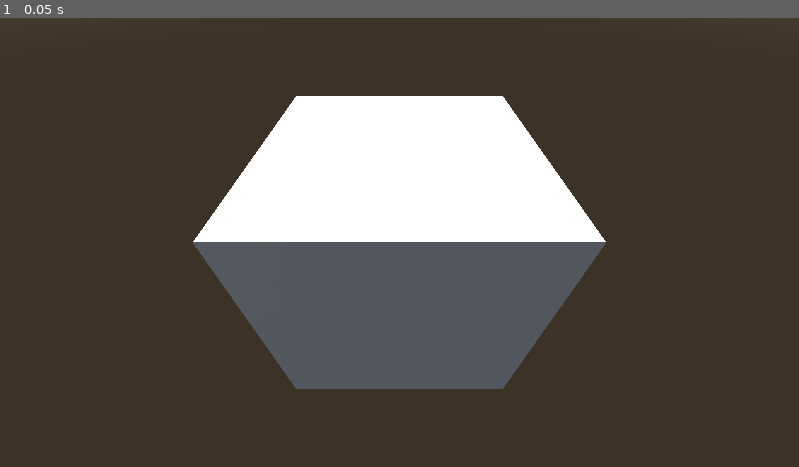
Above: before the commit, frame 1.
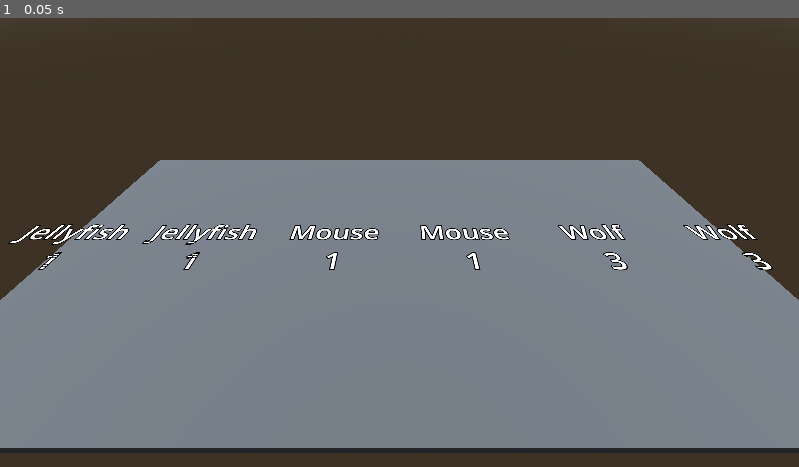
Above: after the commit, the same moment.

Repository: PhoenixStroh/pet-dice
Game: Godot game, scene res://main.tscn
The game is run twice, just before and just after one commit, with the same random seed, the same clock (stepped at 60 frames per second) and the same inputs.
Inputs:
- Up to frame 1 (0.05 s): no input

The runs differ from the first frame. In frame 1, 63% of the frame differs, in the area x 0-100%, y 17-97%.

Commit message:
added core systems, can select and input

Diff:
--- /dev/null
+++ b/board/board.gd
@@ -0,0 +1,54 @@
+class_name Board
+extends Node3D
+
+# 0 : center_hand, 1 : player#1, 2 : player#2 ...
+signal dice_hold_interacted(hand_index : int, pet_index : int)
+
+@export var spacing := 2.0
+
+@export var dice_hold_scene : PackedScene
+
+@export var hand_pivots : Array[Node3D]
+
+var hands_dice_holds : Array[Array] = [] # Array[Array[DiceHold]]
+
+func _on_dice_hold_interacted(hand_index : int, pet_index : int):
+	print("INTERACTED WITH HAND %s PET %s" % [hand_index, pet_index])
+
+func _ready() -> void:
+	dice_hold_interacted.connect(_on_dice_hold_interacted)
+
+func setup(total_hands : int, center_hand : Hand):
+	for i in range(total_hands):
+		hands_dice_holds.append([])
+
+	for i in center_hand.get_pets().size():
+		var pet = center_hand.get_pets()[i]
+		var dice_hold := add_pet_to_hand(0, pet)
+	_space_hand(0)
+
+func add_pet_to_hand(hand_index : int, pet_die : PetDie) -> DiceHold:
+	if hand_index >= 0 and hand_index < hands_dice_holds.size():
+		var pet_hold_instance : DiceHold = dice_hold_scene.instantiate()
+
+		var pet_index := hands_dice_holds[hand_index].size()
+		pet_hold_instance.interacted.connect(dice_hold_interacted.emit.bind(hand_index, pet_index))
+
+		hands_dice_holds[hand_index].append(pet_hold_instance)
+		hand_pivots[hand_index].add_child(pet_hold_instance)
+
+		pet_hold_instance.set_label(pet_die.name, pet_die.current_face_value, pet_die.is_locked)
+		return pet_hold_instance
+	return null
+
+func remove_pet_from_hand(hand_index : int, index : int):
+	if hand_index >= 0 and hand_index < hands_dice_holds.size():
+		var dice_hold = hands_dice_holds[hand_index]
+		dice_hold.remove_at(index)
+		dice_hold.queue_free()
+
+func _space_hand(hand_index : int):
+	var hand := hands_dice_holds[hand_index]
+	for i in hand.size():
+		var dice_hold = hand[i]
+		dice_hold.position.x = (-hand.size()) + 1 + (2 * i)
--- /dev/null
+++ b/board/dice_hold.gd
@@ -0,0 +1,22 @@
+class_name DiceHold
+extends Node3D
+
+signal interacted
+
+@export var label : Label3D
+@export var area : Area3D
+
+func _ready() -> void:
+	area.input_event.connect(_on_input_event)
+
+func _on_input_event(_camera: Node, event: InputEvent, _event_position: Vector3, _normal: Vector3, _shape_idx: int):
+	if event.is_action_pressed("interact"):
+		interacted.emit()
+
+func set_label(pet_name : String, number : int, is_locked := false):
+	if label:
+		label.text = "%s\n%s %s" % [pet_name, "(L)" if is_locked else "", number]
+
+func clear_label():
+	if label:
+		label.text = ""
--- /dev/null
+++ b/board/dice_hold.tscn
@@ -0,0 +1,23 @@
+[gd_scene load_steps=3 format=3 uid="uid://cf42aj12nfv8c"]
+
+[ext_resource type="Script" path="res://board/dice_hold.gd" id="1_rcpbd"]
+
+[sub_resource type="BoxShape3D" id="BoxShape3D_uu20s"]
+size = Vector3(1, 0.5, 1)
+
+[node name="DiceHold" type="Node3D" node_paths=PackedStringArray("label", "area")]
+script = ExtResource("1_rcpbd")
+label = NodePath("Label3D")
+area = NodePath("Area3D")
+
+[node name="Area3D" type="Area3D" parent="."]
+
+[node name="CollisionShape3D" type="CollisionShape3D" parent="Area3D"]
+transform = Transform3D(1, 0, 0, 0, 1, 0, 0, 0, 1, 0, 0.25, 0)
+shape = SubResource("BoxShape3D_uu20s")
+
+[node name="Label3D" type="Label3D" parent="."]
+transform = Transform3D(1, 0, 0, 0, -4.37114e-08, 1, 0, -1, -4.37114e-08, 0, 0, 0)
+text = "FOX
+(L) 3"
+font_size = 86
--- a/main.tscn
+++ b/main.tscn
@@ -1,4 +1,12 @@
-[gd_scene load_steps=5 format=3 uid="uid://dcp8spyvt7omj"]
+[gd_scene load_steps=13 format=3 uid="uid://dcp8spyvt7omj"]
+
+[ext_resource type="PackedScene" uid="uid://cf42aj12nfv8c" path="res://board/dice_hold.tscn" id="1_37jhy"]
+[ext_resource type="Script" path="res://board/board.gd" id="1_oks61"]
+[ext_resource type="Script" path="res://match/match_director.gd" id="3_y7ne3"]
+[ext_resource type="Script" path="res://match/pet_dice/pet_die.gd" id="4_2v2k0"]
+[ext_resource type="Resource" uid="uid://b6vxtbf6uk0qc" path="res://match/pet_dice/pet_jellyfish.tres" id="5_fdyh0"]
+[ext_resource type="Resource" uid="uid://w5m461ekmssb" path="res://match/pet_dice/pet_mouse.tres" id="6_wxms1"]
+[ext_resource type="Resource" uid="uid://rxkpsvb2vnq0" path="res://match/pet_dice/pet_wolf.tres" id="7_w7wry"]
 
 [sub_resource type="ProceduralSkyMaterial" id="ProceduralSkyMaterial_b3rew"]
 sky_horizon_color = Color(0.64625, 0.65575, 0.67075, 1)
@@ -12,7 +20,11 @@
 sky = SubResource("Sky_4grd8")
 tonemap_mode = 2
 
+[sub_resource type="StandardMaterial3D" id="StandardMaterial3D_n5gji"]
+albedo_color = Color(0.2484, 0.2484, 0.2484, 1)
+
 [sub_resource type="BoxMesh" id="BoxMesh_mq1ev"]
+size = Vector3(10, 0.2, 5)
 
 [node name="Main" type="Node3D"]
 
@@ -24,7 +36,27 @@
 shadow_enabled = true
 
 [node name="Camera3D" type="Camera3D" parent="."]
-transform = Transform3D(1, 0, 0, 0, 0.707107, 0.707107, 0, -0.707107, 0.707107, 0, 1, 1)
+transform = Transform3D(1, 0, 0, 0, 0.707107, 0.707107, 0, -0.707107, 0.707107, 0, 3.10233, 3.04188)
 
-[node name="MeshInstance3D" type="MeshInstance3D" parent="."]
+[node name="TableMesh" type="MeshInstance3D" parent="."]
+transform = Transform3D(1, 0, 0, 0, 1, 0, 0, 0, 1, 0, -0.1, 0)
+material_override = SubResource("StandardMaterial3D_n5gji")
 mesh = SubResource("BoxMesh_mq1ev")
+
+[node name="Board" type="Node3D" parent="." node_paths=PackedStringArray("hand_pivots")]
+script = ExtResource("1_oks61")
+dice_hold_scene = ExtResource("1_37jhy")
+hand_pivots = [NodePath("CenterHandPivot"), NodePath("Player1HandPivot"), NodePath("Player2HandPivot")]
+
+[node name="CenterHandPivot" type="Node3D" parent="Board"]
+
+[node name="Player1HandPivot" type="Node3D" parent="Board"]
+transform = Transform3D(1, 0, 0, 0, 1, 0, 0, 0, 1, 0, 0, 1.6468)
+
+[node name="Player2HandPivot" type="Node3D" parent="Board"]
+transform = Transform3D(1, 0, 0, 0, 1, 0, 0, 0, 1, 0, 0, -1.7496)
+
+[node name="MatchDirector" type="Node" parent="." node_paths=PackedStringArray("board")]
+script = ExtResource("3_y7ne3")
+starting_pets = Array[ExtResource("4_2v2k0")]([ExtResource("5_fdyh0"), ExtResource("5_fdyh0"), ExtResource("6_wxms1"), ExtResource("6_wxms1"), ExtResource("7_w7wry"), ExtResource("7_w7wry")])
+board = NodePath("../Board")
--- /dev/null
+++ b/match/action.gd
@@ -0,0 +1,11 @@
+class_name Action
+extends Resource
+
+var selected_pet : PetDie
+# -1: no hand selected, 0: center hand, 1: player#1, 2: player#2...
+var selected_hand_index := -1
+
+var stop_current_action := false
+
+var declare_end := false
+var ending_turn := false
--- /dev/null
+++ b/match/hand.gd
@@ -0,0 +1,33 @@
+class_name Hand
+extends Resource
+
+var _pets : Array[PetDie]
+
+func get_pet(pet : PetDie) -> PetDie:
+	if _pets.has(pet):
+		return _pets[pet]
+	return null
+
+func get_pet_by_index(index : int) -> PetDie:
+	if index >= 0 and index < get_hand_size():
+		return _pets[index]
+	return null
+
+func get_index_by_pet(pet : PetDie) -> int:
+	return _pets.find(pet)
+
+func get_pets() -> Array[PetDie]:
+	return _pets
+
+func add_pet(pet : PetDie):
+	_pets.append(pet)
+
+func remove_pet(pet : PetDie):
+	var index := get_index_by_pet(pet)
+	if index == -1:
+		return
+
+	_pets.remove_at(index)
+
+func get_hand_size() -> int:
+	return _pets.size()
--- /dev/null
+++ b/match/match.gd
@@ -0,0 +1,69 @@
+class_name Match
+extends Resource
+
+enum MATCH_STATE {
+	SETUP,
+	DRAFT,
+	DURING,
+	END,
+}
+
+enum TURN_STATE {
+	SETUP,
+	TURN_ACTION,
+	PET_ACTION,
+	END,
+}
+
+@export var minimum_turns := 2
+
+var match_state : MATCH_STATE = MATCH_STATE.SETUP
+var turn_state : TURN_STATE = TURN_STATE.SETUP
+var turn_index := 0
+var end_declared := false
+var _player_count := 2
+
+# 0: center, 1: player#1, 2: player#2
+var _hands : Array[Hand]
+
+#region SetGets
+# 0: center, 1: player#1, 2: player#2
+func get_hand(index : int) -> Hand:
+	return _hands[index]
+
+func get_center_hand() -> Hand:
+	return _hands[0]
+
+func get_player_hands(index : int) -> Hand:
+	return _hands[index + 1]
+
+func get_hands() -> Array[Hand]:
+	return _hands
+
+# 0:player#1, 1:player#2
+func get_whos_turn() -> int:
+	return absi(turn_index % _player_count)
+#endregion
+
+func setup(s_starting_pets : Array[PetDie], s_player_count := 2):
+	match_state = MATCH_STATE.SETUP
+	turn_state = TURN_STATE.SETUP
+	turn_index = 0
+	end_declared = false
+	_player_count = s_player_count
+
+	for i in range(1 + _player_count):
+		_hands.append(Hand.new())
+
+	for s_starting_pet in s_starting_pets:
+		_hands[0].add_pet(s_starting_pet)
+
+func start_draft():
+	match_state = MATCH_STATE.DRAFT
+
+func start_during():
+	match_state = MATCH_STATE.DURING
+	turn_index = 0
+
+func end_turn():
+	turn_index += 1
--- /dev/null
+++ b/match/match_director.gd
@@ -0,0 +1,33 @@
+class_name MatchDirector
+extends Node
+
+@export var starting_pets : Array[PetDie]
+
+@export var board : Board
+
+var cur_match : Match
+
+func _ready() -> void:
+	board.dice_hold_interacted.connect(_on_dice_hold_interacted)
+
+	setup()
+
+func _on_dice_hold_interacted(hand_index : int, pet_index : int):
+	var action = Action.new()
+	action.selected_pet = cur_match.get_hand(hand_index).get_pet_by_index(pet_index)
+	process_action(action)
+
+func setup():
+	cur_match = Match.new()
+
+	# Setup
+	cur_match.setup(starting_pets)
+	board.setup(cur_match.get_hands().size(), cur_match.get_center_hand())
+
+	cur_match.start_draft()
+
+func process_action(action : Action):
+	# Draft Actions
+	if cur_match.match_state == Match.MATCH_STATE.DRAFT:
+		if action.selected_pet:
+			print(action.selected_pet)
--- /dev/null
+++ b/match/pet_dice/pet_die.gd
@@ -0,0 +1,64 @@
+class_name PetDie
+extends Resource
+
+const VALID_FACE_MIN = 0
+const VALID_FACE_MAX = 8
+
+enum DICE_TYPE {
+	D4,
+	D6,
+	D8
+}
+
+const DICE_TYPE_SIZE := {
+	DICE_TYPE.D4 : 3,
+	DICE_TYPE.D6 : 5,
+	DICE_TYPE.D8 : 7,
+}
+
+const DICE_TYPE_NAME := {
+	DICE_TYPE.D4 : "d4",
+	DICE_TYPE.D6 : "d6",
+	DICE_TYPE.D8 : "d8",
+}
+
+@export var name : String = ""
+@export var type : DICE_TYPE = DICE_TYPE.D6
+@export var faces : Array[int] = []
+@export var ability_text := "This is the default ability text."
+
+var current_face_value : int :
+	get():
+		return faces[_current_face_index]
+var _current_face_index := 0 :
+	set(value):
+		_current_face_index = clampi(value, 0, get_dice_size() - 1)
+var is_locked := false
+
+func _is_faces_valid():
+	if faces.size() != get_dice_size():
+		push_error("Pet %s has wrong number of sides!" % name)
+		return false
+
+	for face in faces:
+		if face < VALID_FACE_MIN or face > VALID_FACE_MAX:
+			push_error("Pet Face Number is out of bounds!")
+			return false
+
+	return true
+
+func get_dice_size() -> int:
+	return DICE_TYPE_SIZE[type]
+
+func passive_ability():
+	pass
+
+func active_ability():
+	pass
+
+func get_rolled_value() -> int:
+	var index := randi() % get_dice_size()
+	return faces[index]
+
+func _to_string() -> String:
+	return "%s(%s) %s%s" % [name, DICE_TYPE_NAME[type], "(L)" if is_locked else "", current_face_value]
--- /dev/null
+++ b/match/pet_dice/pet_jellyfish.tres
@@ -0,0 +1,10 @@
+[gd_resource type="Resource" script_class="PetDie" load_steps=2 format=3 uid="uid://b6vxtbf6uk0qc"]
+
+[ext_resource type="Script" path="res://match/pet_dice/pet_die.gd" id="1_a3cnn"]
+
+[resource]
+script = ExtResource("1_a3cnn")
+name = "Jellyfish"
+type = 2
+faces = Array[int]([1, 1, 2, 4, 4, 7, 8])
+ability_text = "This is the default ability text."
--- /dev/null
+++ b/match/pet_dice/pet_mouse.tres
@@ -0,0 +1,10 @@
+[gd_resource type="Resource" script_class="PetDie" load_steps=2 format=3 uid="uid://w5m461ekmssb"]
+
+[ext_resource type="Script" path="res://match/pet_dice/pet_die.gd" id="1_fduay"]
+
+[resource]
+script = ExtResource("1_fduay")
+name = "Mouse"
+type = 1
+faces = Array[int]([1, 1, 2, 2, 3])
+ability_text = "This is the default ability text."
--- /dev/null
+++ b/match/pet_dice/pet_wolf.tres
@@ -0,0 +1,10 @@
+[gd_resource type="Resource" script_class="PetDie" load_steps=2 format=3 uid="uid://rxkpsvb2vnq0"]
+
+[ext_resource type="Script" path="res://match/pet_dice/pet_die.gd" id="1_bpdeo"]
+
+[resource]
+script = ExtResource("1_bpdeo")
+name = "Wolf"
+type = 0
+faces = Array[int]([3, 3, 4])
+ability_text = "This is the default ability text."
--- a/project.godot
+++ b/project.godot
@@ -16,6 +16,14 @@
 config/features=PackedStringArray("4.3", "GL Compatibility")
 config/icon="res://icon.svg"
 
+[input]
+
+interact={
+"deadzone": 0.5,
+"events": [Object(InputEventMouseButton,"resource_local_to_scene":false,"resource_name":"","device":-1,"window_id":0,"alt_pressed":false,"shift_pressed":false,"ctrl_pressed":false,"meta_pressed":false,"button_mask":0,"position":Vector2(0, 0),"global_position":Vector2(0, 0),"factor":1.0,"button_index":1,"canceled":false,"pressed":false,"double_click":false,"script":null)
+]
+}
+
 [rendering]
 
 renderer/rendering_method="gl_compatibility"
